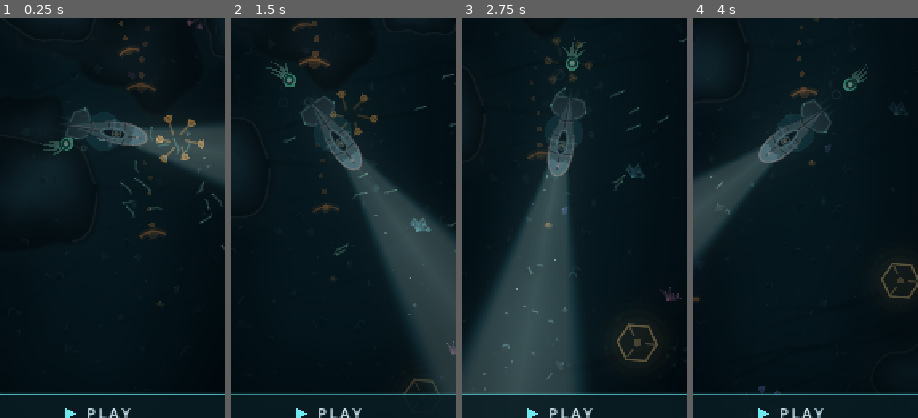
Above: before the commit, frames 1-4 (left to right).
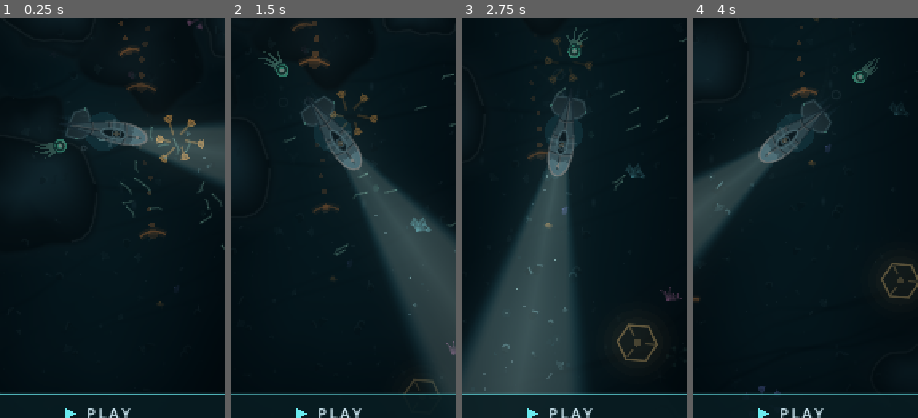
Above: after the commit, the same moments.

Repository: davidknollcsgo-collab/Kartengame
Game: Godot game, scene res://scenes/rundum.tscn
The game is run twice, just before and just after one commit, with the same random seed, the same clock (stepped at 60 frames per second) and the same inputs.
Inputs (mouse positions are % of the whole screen's width and height, from its top left):
- Up to frame 1 (0.25 s): no input
- Up to frame 2 (1.5 s): move the mouse to (72, 45) at 0.52 s; click (72, 45) at 0.67 s; drag from (30, 55) to (45, 70) at 1.27 s
- Up to frame 3 (2.75 s): move the mouse to (60, 28) at 2.02 s; click (60, 28) at 2.17 s
- Up to frame 4 (4 s): drag from (45, 70) to (20, 35) at 2.77 s; move the mouse to (80, 65) at 3.52 s; click (80, 65) at 3.67 s
The pictures show only the part of the screen within x 27-77%, y 36-86%; the shares and areas given below are measured in that part.

The runs differ from the first frame. In frame 1, 0.3% of the frame differs, in the area x 15-33%, y 30-36%; in frame 2, 0.4%, in the area x 12-29%, y 8-18%; in frame 3, 0.4%; in frame 4, 0.4%.

Commit message:
Der Abstand der Begleiter ist Balance, der Winkel ist Bild - gemessen
**Korrektur am Commit davor.** Der hat behauptet, zwei Begleiter auf
demselben Fleck kosteten Schaden, weil `naechstes_ziel()` beiden dasselbe
Tier gibt. Das Doppeln ist echt, die Begruendung nicht: gemessen ueber
viertausend Felder nehmen acht Polypen ihr Ziel zu 79,6 % (Bogen), 80,3 %
(die kaputte Zeile) und 79,3 % (zwei Reihen) von einem schon belegten Tier.
Der Abstand zweier Polypen ist dafuer gleichgueltig - `BEGLEITER_REICHWEITE`
ist mehr als doppelt so gross wie die ganze Formation, also sehen sie
ohnehin fast dasselbe Feld. Die Zeile war falsch, die Erklaerung fuer ihre
Wirkung auch.

**Was wirklich wirkt, sagt der Kolonielauf, eine Groesse auf einmal:**

  | Formation | gefallene Sitzungen |
  |---|---|
  | Bogen, fester Abstand (`86a7f57`) | 38 |
  | Zittern im Winkel, fester Abstand | 38 |
  | Bogenwinkel, Abstand 0,80 bis 1,06 | 89 |
  | beides zusammen (`0c7663e`) | 89 |
  | zwei Reihen 0,82/1,06 | 90 |

Der Winkel ist umsonst, der Abstand kostet, und meine erste Reparatur hat
den Abstand behalten (Mittel 0,94 statt 0,93) - darum stand sie bei 90 und
nicht bei 38. Eine Reparatur, die an der falschen Groesse dreht, faellt
nicht auf, solange man nur nachsieht, ob sie gruen ist.

Also: das Zittern bleibt - es bricht die Reihe gleicher Marken ueber dem
Boot, und es ist gemessen umsonst -, der Abstand ist wieder genau
`abstand`. Das ist die Zahl, gegen die `Ausbau.durchsatz()` und mit ihr die
ganze Sollkurve gemessen wurde.

**Und der Waechter sagt jetzt, was er wirklich haelt.** Nicht "zwei schiessen
auf dasselbe Tier" - das tun sie in jeder Formation -, sondern dass das
Zittern die eigene Teilung nicht aufzehrt. Seine Schranke ist dazu
abgeleitet und nicht gewaehlt: `ZITTERN` misst sich an der Luecke zum
Nachbarn, zwei Nachbarn koennen hoechstens aufeinander zu weichen, also
bleiben `1 - 2 * ZITTERN`. Gegen die alte Zeile eingesetzt meldet er "bei 5
Begleitern stehen zwei 11.1 auseinander statt 16.7".

96/96 gruen. Der bestaetigende Kolonielauf auf diesem Stand laeuft; er soll
38 sagen, und wenn er es nicht tut, steht das hier als naechstes.

Co-Authored-By: Claude Opus 5 <noreply@anthropic.com>
Claude-Session: https://claude.ai/code/session_0131VR1KmMqgfNf9f4WYuYp4

Diff:
--- a/scripts/kern/rundum.gd
+++ b/scripts/kern/rundum.gd
@@ -250,14 +250,15 @@
 const FAECHER := 0.62
 
 
-## Die zwei Reihen der Formation, als Anteil von `BEGLEITER_ABSTAND`: die
-## nahe Reihe und wieviel die hintere dahinterliegt.
-const REIHE_NAH := 0.82
-const REIHE_TIEFE := 0.24
-
 ## Wieviel ein Begleiter aus der Reihe weicht, als Anteil des Winkelabstands
-## zu seinem Nachbarn. Unter einem Viertel bleibt die Reihenfolge und der
-## groesste Teil der Luecke erhalten.
+## zu seinem Nachbarn - **nicht** der Faecherbreite. Der Unterschied ist die
+## Zahl der Begleiter: die Breite steht fest, die Luecke wird mit jedem
+## weiteren kleiner. An der Breite gemessen zitterte ein Begleiter bei acht
+## Mann weiter, als seine Luecke breit war, und zwei landeten uebereinander.
+##
+## Bei einem Fuenftel der Luecke koennen zwei Nachbarn hoechstens zwei
+## Fuenftel davon verlieren - die Reihenfolge bleibt in jedem Fall, und
+## `_test_rundum_begleiter_bleiben_hinten` haelt den Rest fest.
 const ZITTERN := 0.20
 
 
@@ -268,39 +269,34 @@
     var t := 0.5
     if anzahl > 1:
         t = float(index) / float(anzahl - 1)
-    # **Ein Schwarm steht nicht auf einem Kreisbogen - aber auch nicht
-    # uebereinander.**
+    # **Ein Schwarm steht nicht auf einem Kreisbogen - aber der Abstand ist
+    # nicht die Stelle, an der man das loest.**
     #
     # Sie sassen einmal auf exakt gleichem Abstand in exakt gleichen
-    # Winkeln, und im Bild war das ein Bogen aus sechs gleichen Marken
-    # ueber dem Boot - eine Anzeige, keine Tiere. Der erste Ausweg war eine
-    # freie Verschiebung in Winkel *und* Abstand, und der hat etwas
-    # zerstoert, was man dem Bild nicht ansieht: bei acht Begleitern lagen
-    # zwei davon sechs Einheiten auseinander, bei einer Reichweite von
-    # `BEGLEITER_REICHWEITE`. Zwei Polypen auf demselben Fleck nehmen
-    # **dasselbe** Tier (`naechstes_ziel` waehlt das naechste), also zahlt
-    # einer von beiden auf einen Leib ein, der ohnehin faellt.
-    #
-    # Zwei Regeln halten das auseinander, und beide sind aus der Formation
-    # selbst abgeleitet statt gewaehlt:
-    #
-    #   * **Zwei Reihen statt einer.** Der Abstand wechselt von Platz zu
-    #     Platz - das bricht den Bogen staerker, als ein Zittern es konnte,
-    #     und es *vergroessert* den Abstand zwischen Nachbarn, statt ihn zu
-    #     verkleinern: auf einem Bogen trennt Nachbarn nur der Winkel, in
-    #     zwei Reihen zusaetzlich die Tiefe.
-    #   * **Das Zittern bleibt unter der eigenen Luecke.** Es misst sich am
-    #     Winkelabstand zweier Nachbarn, nicht an der Breite des Faechers:
-    #     ein Faecher, der weiter zittert als er teilt, ist keiner mehr.
-    #
-    # Gewuerfelt wird nichts: beides kommt allein aus dem Platz, ist also je
-    # Begleiter fest und ueber die ganze Fahrt dieselbe. Ein Polyp, der
-    # seinen Platz jede Sekunde neu sucht, waere ein Flackern.
+    # Winkeln, und im Bild war das ein Bogen aus sechs gleichen Marken ueber
+    # dem Boot: eine Anzeige, keine Tiere. Der Ausweg war, Winkel **und**
+    # Abstand zu verschieben - und der Abstand hat das Spiel verschoben.
+    # Gemessen mit dem Kolonielauf, jede Groesse einzeln:
+    #
+    #   | Formation | gefallene Sitzungen |
+    #   |---|---|
+    #   | Bogen, fester Abstand | 38 |
+    #   | Zittern im Winkel, fester Abstand | 38 |
+    #   | Bogenwinkel, Abstand 0,80 bis 1,06 | 89 |
+    #   | beides zusammen | 89 |
+    #
+    # **Der Winkel ist umsonst, der Abstand kostet.** Er bleibt deshalb
+    # genau `abstand` - das ist die Zahl, gegen die `Ausbau.durchsatz()`
+    # und mit ihm die ganze Sollkurve gemessen wurde. Was das Bild braucht,
+    # traegt das Zittern allein.
+    #
+    # Gewuerfelt wird nichts: die Verschiebung kommt allein aus dem Platz,
+    # ist also je Begleiter fest und ueber die ganze Fahrt dieselbe. Ein
+    # Polyp, der seinen Platz jede Sekunde neu sucht, waere ein Flackern.
     var luecke := 2.0 * FAECHER / float(maxi(1, anzahl - 1))
     var versatz := sin(float(index) * 2.39 + 0.7)
     var w := lerpf(-FAECHER, FAECHER, t) + versatz * luecke * ZITTERN
-    var weit := abstand * (REIHE_NAH + REIHE_TIEFE * float(index % 2))
-    return fuehrer - blick.normalized().rotated(w) * weit
+    return fuehrer - blick.normalized().rotated(w) * abstand
 
 
 ## Welches Tier ein Begleiter nimmt: das naechste in seiner Reichweite.
--- a/tests/run_tests.gd
+++ b/tests/run_tests.gd
@@ -1021,18 +1021,18 @@
                     return false
     # **Und keine zwei stehen aufeinander.**
     #
-    # Das ist die Zusage, die hier gefehlt hat, und ihr Fehlen hat Schaden
-    # gekostet, den kein Bild zeigt: ein Begleiter nimmt das **naechste**
-    # Tier in seiner Reichweite (`naechstes_ziel`), und zwei Polypen auf
-    # demselben Fleck nehmen darum immer dasselbe. Einer von beiden zahlt
-    # dann auf einen Leib ein, der ohnehin faellt.
+    # Der Faecher darf aufgebrochen werden - er soll es sogar, sonst ist er
+    # eine Anzeige und kein Schwarm. Was er dabei nicht darf, ist seine
+    # eigene Teilung aufzehren: `Rundum.ZITTERN` misst sich am Winkelabstand
+    # zum Nachbarn, und zwei Nachbarn koennen hoechstens aufeinander zu
+    # weichen. Mehr als zwei Fuenftel der Luecke duerfen dabei nicht
+    # verlorengehen - die Schranke ist also aus `ZITTERN` abgeleitet und
+    # nicht gewaehlt.
     #
-    # Gemessen wird gegen den gleichmaessigen Bogen: wer die Formation
-    # aufbricht, darf zwei Nachbarn nicht dichter zusammenschieben, als sie
-    # ohne jedes Aufbrechen stuenden. `MINDEST_ANTEIL` laesst dafuer etwas
-    # Luft nach unten, weil die zweite Reihe an anderer Stelle mehr Abstand
-    # schafft, als sie hier nimmt.
-    const MINDEST_ANTEIL := 0.80
+    # Der Anlass war eine Zeile, die sich an der **Breite** des Faechers
+    # mass statt an seiner Teilung: bei acht Begleitern standen zwei davon
+    # sechs Einheiten auseinander, und im Bild waren es sieben Polypen.
+    var mindest_anteil := 1.0 - 2.0 * Rundum.ZITTERN
     for anzahl in range(2, 9):
         var blick := Vector2.UP.rotated(0.9)
         var plaetze: Array[Vector2] = []
@@ -1049,9 +1049,9 @@
             for j in range(i + 1, anzahl):
                 eng = minf(eng, plaetze[i].distance_to(plaetze[j]))
                 eng_glatt = minf(eng_glatt, glatt[i].distance_to(glatt[j]))
-        if not _melde(eng >= eng_glatt * MINDEST_ANTEIL,
+        if not _melde(eng >= eng_glatt * mindest_anteil,
                 "bei %d Begleitern stehen zwei %.1f auseinander statt %.1f"
-                % [anzahl, eng, eng_glatt * MINDEST_ANTEIL]):
+                % [anzahl, eng, eng_glatt * mindest_anteil]):
             return false
 
     # Und ein Ziel ausserhalb der Reichweite wird nicht genommen.
